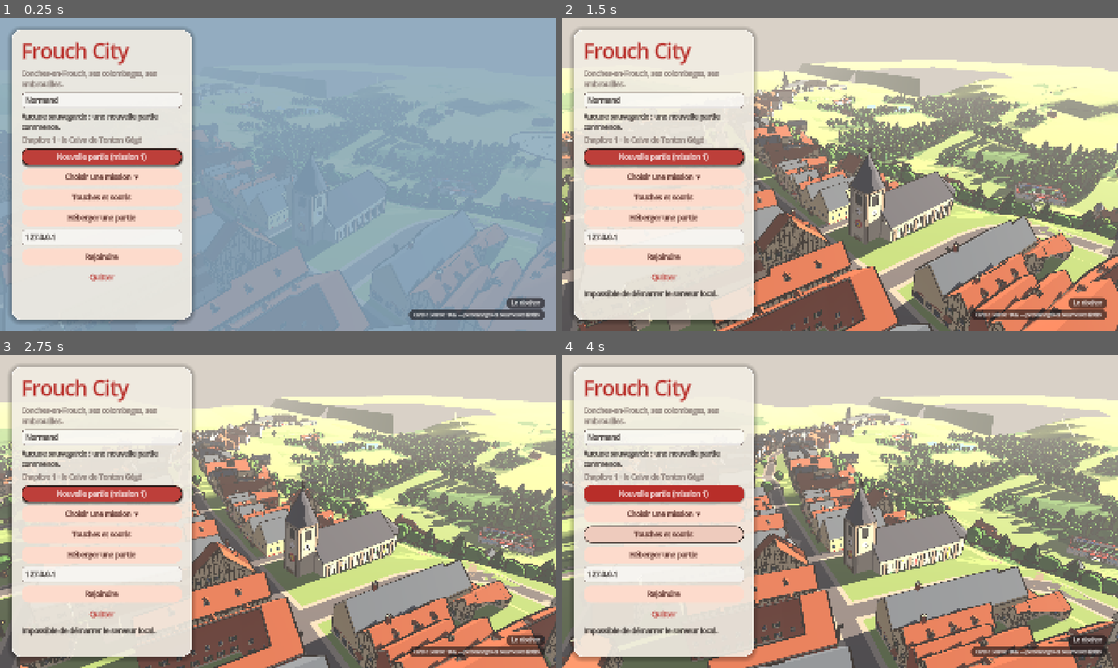
Above: before the commit, frames 1-4 (two rows, left to right).
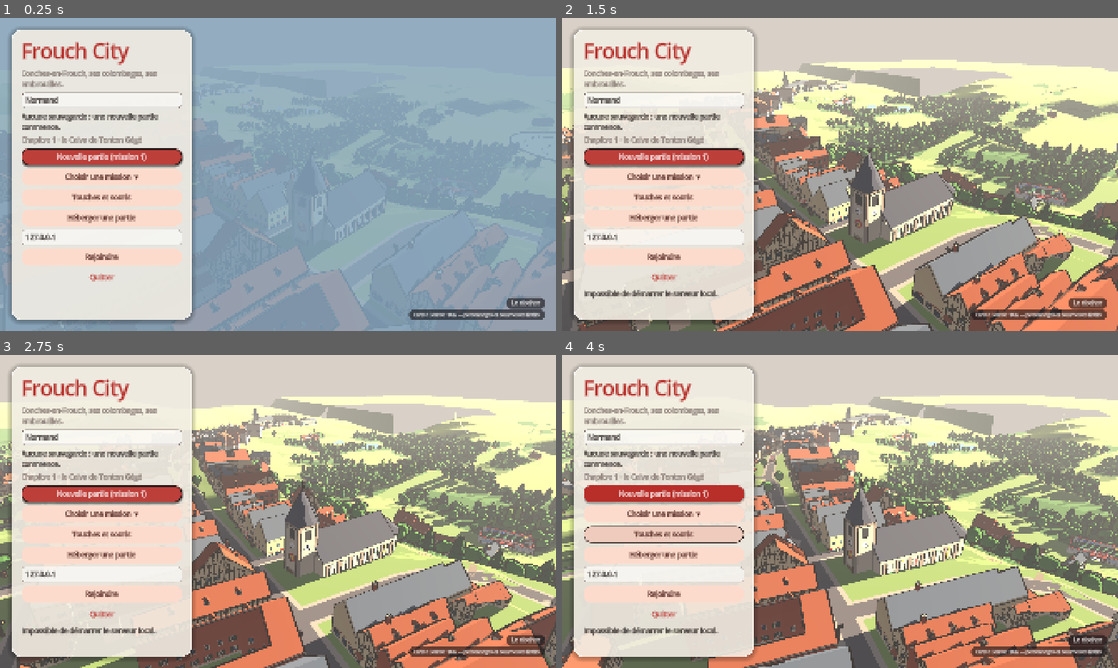
Above: after the commit, the same moments.

Repository: denvi44/ouche-city
Game: Godot game, scene res://scenes/main.tscn
Two runs of this game, one before a commit and one after it. Both use one fixed random seed, a clock stepped at 60 frames per second and the inputs below.
Inputs (mouse positions are in pixels of both pictures, inside the frame that each line leads up to):
- Up to frame 1 (0.25 s): no input
- Up to frame 2 (1.5 s): click "Nouvelle partie (mission 1)" at 0.5 s; click "Nouvelle partie (mission 1)" at 1.25 s
- Up to frame 3 (2.75 s): tap Enter at 2 s; move the mouse to (400, 495) at 2.02 s; hold D (move_right) from 2.03 s (still down); tap 1 (choose_1) at 2.1 s; click (400, 495) at 2.17 s; tap Space (jump) at 2.27, 2.57 s
- Up to frame 4 (4 s): release D (move_right) at 2.75 s; drag from (728, 527) to (812, 574) at 2.77 s; move the mouse to (895, 442) at 3.52 s; hold D (move_right) from 3.53 s (still down); tap 3 (choose_3) at 3.6 s

The runs differ from the first frame. In frame 1, 0.5% of the frame differs, in the area x 0-100%, y 32-100%; in frame 2, 3.6%; in frame 3, 3.6%; in frame 4, 3.8%, in the area x 0-100%, y 19-100%.

Commit message:
Bâtiments : seuil à la hauteur de la porte avec soubassement (plus d'enfouissement par la pente) ; décors de mission soulevés sur un socle ; doc de passation mise à jour
Co-Authored-By: Claude Sonnet 5.5 <noreply@anthropic.com>
Claude-Session: https://claude.ai/code/session_01DbpiRsDpY9bToLVDHyKNZk

Diff:
--- a/game/scripts/world/city_builder.gd
+++ b/game/scripts/world/city_builder.gd
@@ -275,6 +275,11 @@
 	var seed := _hash01(str(b.id))
 	var door_edge := _door_edge(full, typo)
 	var has_details := typo != "annexe"
+	# Seuil à la hauteur de la porte (côté rue) : l'entrée reste de plain-pied avec la chaussée ; si le terrain est plus bas ailleurs, un soubassement
+	# comble le vide ; s'il est plus haut (côté amont), le bâtiment est « adossé » à la pente au lieu d'être enterré par son point le plus bas.
+	if door_edge >= 0:
+		var dm := (full[door_edge] + full[(door_edge + 1) % full.size()]) * 0.5
+		ground = maxf(ground, height_at(dm.x, dm.y))
 	for i in full.size():
 		var a := full[i]
 		var c := full[(i + 1) % full.size()]
@@ -296,6 +301,14 @@
 			Vector3(c.x, ground + hc, c.y), Vector3(a.x, ground + ha, a.y), n,
 			Vector2(0, 0), Vector2(seg_l, 0), Vector2(seg_l, hc), Vector2(0, ha))
 		_cur_color = Color.WHITE
+		# Soubassement en pierre jusqu'au terrain (sans détails de façade).
+		var yb_a := minf(ground, height_at(a.x, a.y)) - 0.05
+		var yb_c := minf(ground, height_at(c.x, c.y)) - 0.05
+		if ground - minf(yb_a, yb_c) > 0.12:
+			_cur_color = Color(seed, 0.0, 0.0, 0.0)
+			_quad(_tool("facade_pierre_public"), Vector3(a.x, yb_a, a.y), Vector3(c.x, yb_c, c.y), Vector3(c.x, ground + 0.02, c.y), Vector3(a.x, ground + 0.02, a.y), n,
+				Vector2(0, 0), Vector2(seg_l, 0), Vector2(seg_l, ground - yb_c), Vector2(0, ground - yb_a))
+			_cur_color = Color.WHITE
 		if has_details and details:
 			BuildingDetails.emit_bands(self, a, c, n2, ground, ha, hc, typo, i == door_edge)
 			if i == door_edge:
@@ -1096,6 +1109,41 @@
 				_box(root, Vector3(width / 7.0, 0.05, 0.8), Vector3(-width * 0.5 + (i + 0.5) * width / 7.0, y + 0.01, z + (j - 0.5) * 0.8), c)
 
 
+## Décors posés au sol d'un seul point : rayon de leur emprise (m). Sur une pente l'amont serait enterré : on les soulève (voir `_seat_on_slope`).
+const LIFT_PROPS := {"fete": 5.5, "stage": 4.5, "pyre": 3.0, "pressoir": 2.5, "wc": 1.8, "stand": 3.0}
+
+
+## Soulève `n` à la plus haute altitude du terrain sous son emprise (rayon `radius`) et lui donne un socle de terre pour combler le vide en aval.
+func _seat_on_slope(n: Node3D, radius: float) -> void:
+	var hc := height_at(n.position.x, n.position.z)
+	var hmax := hc
+	var hmin := hc
+	for i in 12:
+		var a := TAU * float(i) / 12.0
+		for r in [0.5, 1.0]:
+			var h := height_at(n.position.x + cos(a) * radius * r, n.position.z + sin(a) * radius * r)
+			hmax = maxf(hmax, h)
+			hmin = minf(hmin, h)
+	var lift := hmax - hc
+	if lift < 0.03:
+		return
+	n.position.y += lift
+	n.set_meta("lift", lift)
+	# Socle : cylindre de terre sous le décor, qui plonge jusqu'au point le plus bas de l'emprise.
+	var depth := (hmax - hmin) + 0.5
+	var cyl := CylinderMesh.new()
+	cyl.top_radius = radius
+	cyl.bottom_radius = radius * 1.08
+	cyl.height = depth
+	cyl.radial_segments = 20
+	cyl.material = _toon(Color(0.55, 0.47, 0.34))
+	var mi := MeshInstance3D.new()
+	mi.name = "Socle"
+	mi.mesh = cyl
+	mi.position.y = -depth * 0.5 + 0.02
+	n.add_child(mi)
+
+
 func build_mission_markers(pois: Array, mission_id := "") -> Node3D:
 	var root := Node3D.new()
 	root.name = "LieuxDeMission"
@@ -1114,6 +1162,8 @@
 		if p.has("prop") and p.prop != "van" and p.prop != "car":
 			n.set_meta("poi", p)
 			_add_prop(n, p.prop)   # camionnette et voiture sont de vrais véhicules, pas des accessoires
+			if LIFT_PROPS.has(str(p.prop)):
+				_seat_on_slope(n, float(LIFT_PROPS[str(p.prop)]))
 		var color: Color = STEP_COLOR.get(p.step, Color.WHITE)
 		# Balise : cylindre translucide visible de loin.
 		var beam := CylinderMesh.new()
Not shown, changed: docs/reprise/10-etat-courant.md
